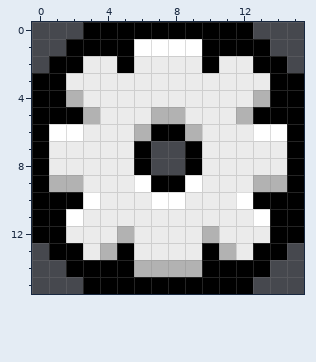
Two versions of one pixel-art file, sprites/ui/settings.aseprite. That is the earlier state.
16x16 pixels, 1 frame.
Once edited:
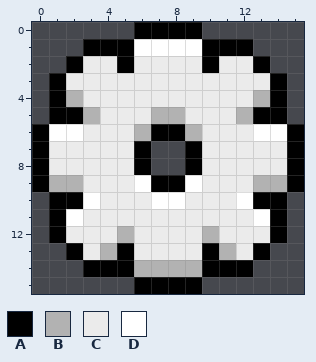
Palette (. is transparent): A #000000  B #b2b2b2  C #ebebeb  D #ffffff
The commit says: fix: better settings icon
Change:
y 0: x 3..5 AAA -> ...; x 10..12 AAA -> ...
y 1: x 2 A -> .; x 13 A -> .
y 2: x 1 A -> .; x 14 A -> .
y 3..5: x 0 A -> .; x 15 A -> .
y 10..12: x 0 A -> .; x 15 A -> .
y 13: x 1 A -> .; x 14 A -> .
y 14: x 2 A -> .; x 13 A -> .
y 15: x 3..5 AAA -> ...; x 10..12 AAA -> ...
